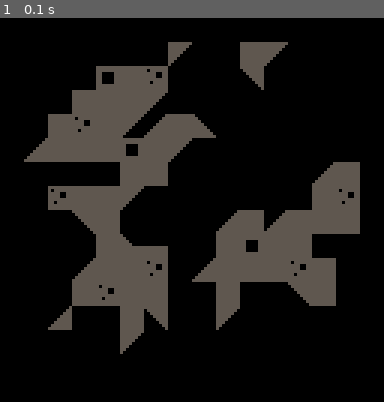
Above: before the commit, frame 1.
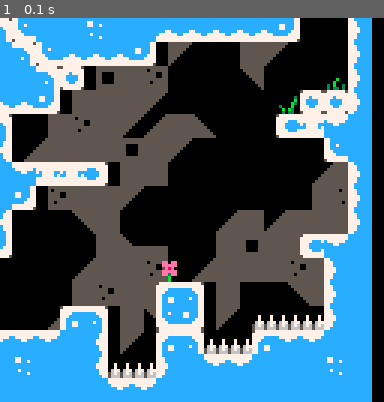
Above: after the commit, the same moment.

Repository: wesen/carts
Game: PICO-8 cartridge games/celeste/celeste-copy.p8
The game is run twice, just before and just after one commit, with the same random seed, the same clock (stepped at 60 frames per second) and the same inputs.
Inputs:
- Up to frame 1 (0.1 s): no input

The runs differ from the first frame. In frame 1, 42% of the frame differs, in the area x 0-97%, y 0-100%.

Commit message:
Draw terrain fg

Diff:
--- a/games/celeste/celeste-copy.p8
+++ b/games/celeste/celeste-copy.p8
@@ -3,6 +3,9 @@
 __lua__
 -- ~celeste~
 -- matt thorson + noel berry
+
+-- first, drawing of the current room
+-- draw terrain
 
 -- levels
 room={x=0,y=0}
@@ -41,8 +44,12 @@
     local bg_col=0
     rectfill(0,0,128,128,bg_col)
 
-    -- renders only layer 4
+    -- renders only layer 4 (only bg, used for title screen too)
     map(room.x*16,room.y*16,0,0,16,16,4)
+
+    -- draw terrain (everything except -4)
+	local off=-4
+	map(room.x*16,room.y * 16,off,0,16,16,2)
 end
 
 -- helpers
